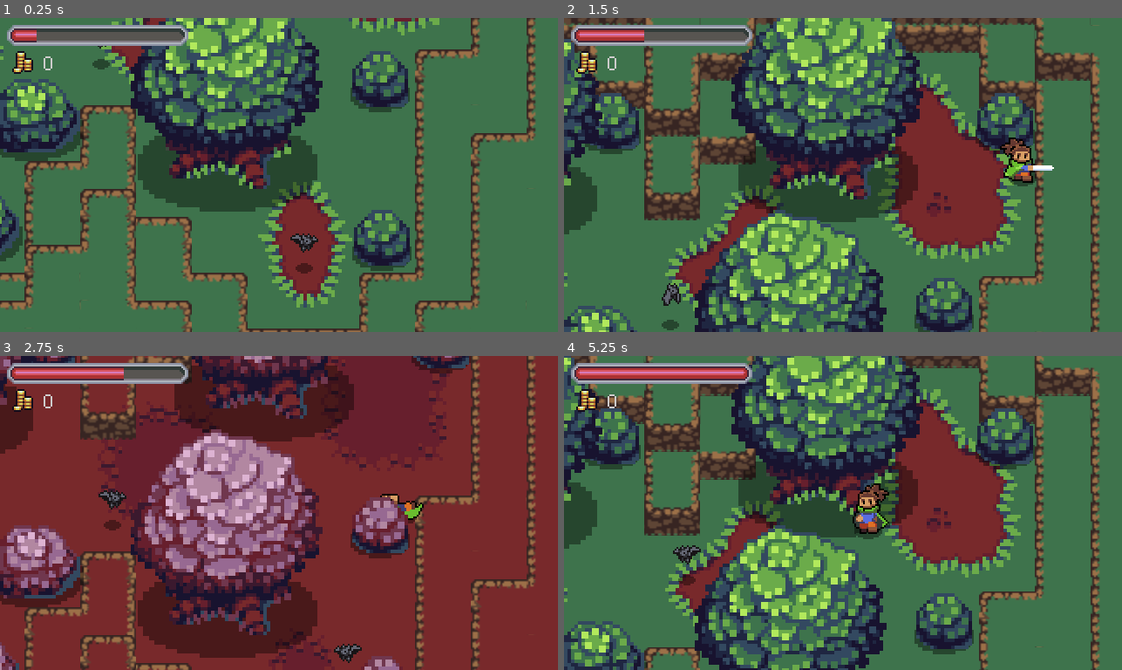
Above: before the commit, frames 1-4 (two rows, left to right).
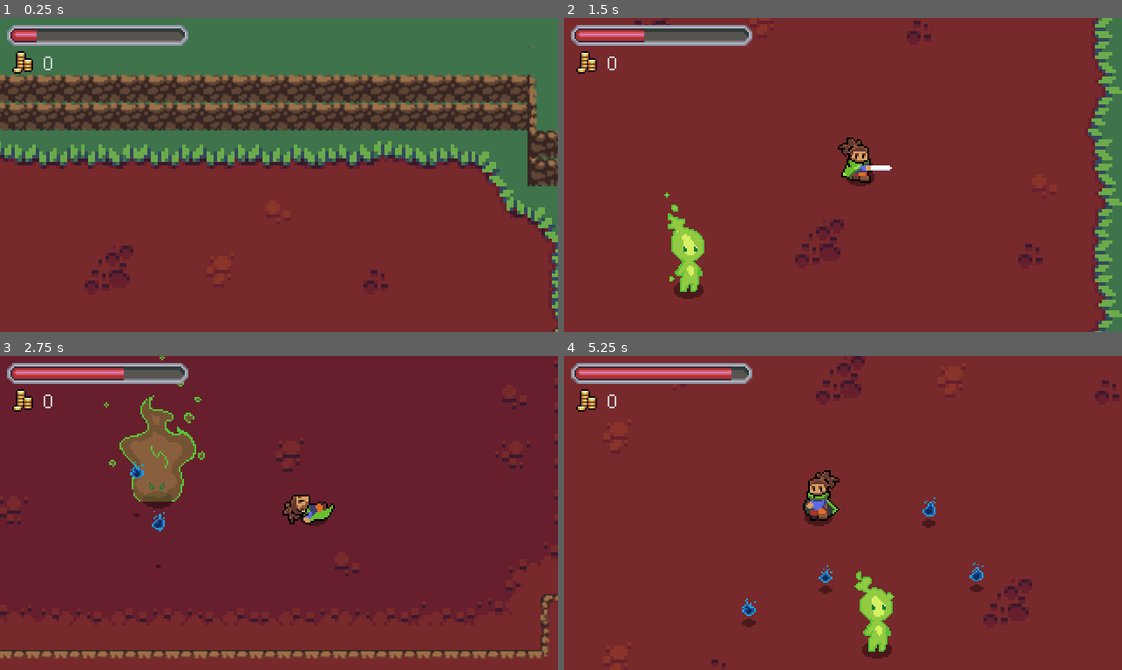
Above: after the commit, the same moments.

Repository: Thomas-Arndt/RPG.1
Game: Godot game, scene res://Game.tscn
The game is run twice, just before and just after one commit, with the same random seed, the same clock (stepped at 60 frames per second) and the same inputs.
Inputs:
- Up to frame 1 (0.25 s): no input
- Up to frame 2 (1.5 s): tap Enter (ui_accept) at 0.5, 0.77 s; hold Right (ui_right) 0.53-1.28 s; tap E (roll) at 0.6 s; hold Down (ui_down) from 1.28 s (still down); tap R (attack) at 1.35 s
- Up to frame 3 (2.75 s): tap Enter (ui_accept) at 1.52 s; tap E (roll) at 1.55, 2.3 s; release Down (ui_down) at 2.03 s; hold Right (ui_right) from 2.03 s (still down); tap T (d_shift) at 2.1 s
- Up to frame 4 (5.25 s): release Right (ui_right) at 2.78 s; hold Up (ui_up) 2.78-3.53 s; tap E (roll) at 2.85, 3.6, 4.55 s; tap Enter (ui_accept) at 3.02, 3.77, 4.52 s; hold Left (ui_left) 3.53-5.03 s; tap R (attack) at 4.35 s; hold Down (ui_down) from 5.03 s (still down); tap T (d_shift) at 5.1 s

The runs differ from the first frame. In frame 1, 80% of the frame differs, in the area x 0-100%, y 0-100%; in frame 2, 88%; in frame 3, 42%; in frame 4, 90%.

Commit message:
Added logic to cause void motes to hop around randomly after being created

Diff:
--- a/Enemies/Bat.tscn
+++ b/Enemies/Bat.tscn
@@ -29,7 +29,7 @@
 [sub_resource type="ShaderMaterial" id=13]
 resource_local_to_scene = true
 shader = SubResource( 17 )
-shader_param/active = true
+shader_param/active = false
 
 [sub_resource type="AtlasTexture" id=1]
 atlas = ExtResource( 3 )
@@ -63,7 +63,7 @@
 radius = 4.0
 
 [sub_resource type="CapsuleShape2D" id=8]
-radius = 7.0
+radius = 6.0
 height = 6.0
 
 [sub_resource type="CircleShape2D" id=9]
@@ -73,7 +73,7 @@
 radius = 6.0
 
 [sub_resource type="CircleShape2D" id=11]
-radius = 6.0
+radius = 7.0
 
 [sub_resource type="Animation" id=14]
 length = 0.001
@@ -87,7 +87,7 @@
 "times": PoolRealArray( 0 ),
 "transitions": PoolRealArray( 1 ),
 "update": 0,
-"values": [ true ]
+"values": [ false ]
 }
 
 [sub_resource type="Animation" id=15]
@@ -132,7 +132,7 @@
 material = SubResource( 13 )
 position = Vector2( -24, 51 )
 frames = SubResource( 6 )
-frame = 2
+frame = 4
 playing = true
 offset = Vector2( 24, -64 )
 
@@ -160,7 +160,6 @@
 [node name="HitBox" parent="." instance=ExtResource( 7 )]
 
 [node name="CollisionShape2D" parent="HitBox" index="0"]
-position = Vector2( 0, -13 )
 shape = SubResource( 10 )
 
 [node name="SoftCollision" parent="." instance=ExtResource( 8 )]
--- a/Enemies/Bosses/VoidLord.gd
+++ b/Enemies/Bosses/VoidLord.gd
@@ -1,4 +1,5 @@
 extends KinematicBody2D
+class_name VoidLord
 
 export var ACCELERATION = 200
 export var MAX_SPEED = 100
--- a/Enemies/Bosses/VoidLord.tscn
+++ b/Enemies/Bosses/VoidLord.tscn
@@ -10,6 +10,7 @@
 [ext_resource path="res://Utils/Stats/Stats.tscn" type="PackedScene" id=8]
 [ext_resource path="res://Utils/Controllers/DetectionWanderController.tscn" type="PackedScene" id=9]
 [ext_resource path="res://Enemies/VoidMote.tscn" type="PackedScene" id=10]
+[ext_resource path="res://Utils/Hit and Hurt Boxes/HitBox.tscn" type="PackedScene" id=11]
 
 [sub_resource type="Shader" id=152]
 code = "shader_type canvas_item;
@@ -598,6 +599,9 @@
 radius = 6.0
 height = 6.0
 
+[sub_resource type="CircleShape2D" id=160]
+radius = 8.0
+
 [sub_resource type="CircleShape2D" id=159]
 radius = 5.0
 
@@ -662,13 +666,19 @@
 anims/stop = SubResource( 18 )
 
 [node name="Stats" parent="." instance=ExtResource( 8 )]
-max_health = 5
+max_health = 17
 
 [node name="HurtBox" parent="." instance=ExtResource( 7 )]
 
 [node name="CollisionShape2D" parent="HurtBox" index="0"]
 position = Vector2( 0, -7 )
 shape = SubResource( 19 )
+
+[node name="HitBox" parent="." instance=ExtResource( 11 )]
+damage = 2
+
+[node name="CollisionShape2D" parent="HitBox" index="0"]
+shape = SubResource( 160 )
 
 [node name="DetectionWanderController" parent="." instance=ExtResource( 9 )]
 
@@ -685,4 +695,5 @@
 [connection signal="invincible_start" from="HurtBox" to="." method="_on_HurtBox_invincible_start"]
 
 [editable path="HurtBox"]
+[editable path="HitBox"]
 [editable path="DetectionWanderController"]
--- a/Enemies/Bosses/VoidMoteBarrage.gd
+++ b/Enemies/Bosses/VoidMoteBarrage.gd
@@ -2,6 +2,8 @@
 
 
 const void_mote = preload("res://Enemies/VoidMote.tscn")
+
+export var circle_radius = 50
 
 var mote_quantity = 0
 var mote_count = 0
@@ -12,7 +14,7 @@
 onready var timer = $Timer
 
 func _ready():
-	radius.position.y += 40
+	radius.position.y += circle_radius
 
 func circle(quantity):
 	mote_quantity = quantity
--- a/Enemies/Bosses/VoidMoteBarrage.tscn
+++ b/Enemies/Bosses/VoidMoteBarrage.tscn
@@ -4,6 +4,7 @@
 
 [node name="VoidMoteBarrage" type="YSort"]
 script = ExtResource( 1 )
+circle_radius = 55
 
 [node name="Pivot" type="Position2D" parent="."]
 
--- a/Enemies/VoidMote.gd
+++ b/Enemies/VoidMote.gd
@@ -1,11 +1,21 @@
 extends KinematicBody2D
 class_name VoidMote
 
-var throw_height = 20
+export var min_jumps = 1
+export var max_jumps = 5
+export var throw_height = 20
+
+var jumps = 1
 
 onready var tween = $Tween
 onready var sprite = $AnimatedSprite
 onready var shadow = $ShadowSprite
+onready var wander_controller = $WanderController
+onready var timer = $Timer
+
+func _ready():
+	randomize()
+	jumps = randi()%(max_jumps-min_jumps) + min_jumps
 
 func throw(destination):
 	tween.interpolate_property(self, "global_position", global_position, destination, 0.35, Tween.TRANS_LINEAR, Tween.EASE_IN)
@@ -19,4 +29,14 @@
 	shadow.scale = Vector2(shadow_scale, shadow_scale)
 
 func _on_Timer_timeout():
-	queue_free()
+	if jumps == 0:
+		queue_free()
+	else:
+		wander_controller.start_position = global_position
+		wander_controller.update_target_position()
+		throw(wander_controller.target_position)
+
+
+func _on_Tween_tween_all_completed():
+	jumps -= 1
+	timer.start(1)
--- a/Enemies/VoidMote.tscn
+++ b/Enemies/VoidMote.tscn
@@ -1,9 +1,10 @@
-[gd_scene load_steps=14 format=2]
+[gd_scene load_steps=15 format=2]
 
 [ext_resource path="res://Assets/Sprites/VoidMote-Blue.png" type="Texture" id=1]
 [ext_resource path="res://Assets/Sprites/Shadows/SmallShadow.png" type="Texture" id=2]
 [ext_resource path="res://Enemies/VoidMote.gd" type="Script" id=3]
 [ext_resource path="res://Utils/Hit and Hurt Boxes/HitBox.tscn" type="PackedScene" id=4]
+[ext_resource path="res://Utils/Controllers/WanderController.tscn" type="PackedScene" id=5]
 
 [sub_resource type="AtlasTexture" id=1]
 atlas = ExtResource( 1 )
@@ -44,7 +45,11 @@
 radius = 4.0
 
 [node name="VoidMote" type="KinematicBody2D"]
+collision_layer = 16
+collision_mask = 33
 script = ExtResource( 3 )
+min_jumps = 4
+max_jumps = 7
 
 [node name="ShadowSprite" type="Sprite" parent="."]
 position = Vector2( 0, 5.96046e-08 )
@@ -55,16 +60,14 @@
 position = Vector2( 0, -9 )
 scale = Vector2( 0.15, 0.15 )
 frames = SubResource( 7 )
-frame = 2
+frame = 5
 playing = true
 
 [node name="CollisionShape2D" type="CollisionShape2D" parent="."]
 shape = SubResource( 8 )
 
 [node name="Timer" type="Timer" parent="."]
-wait_time = 6.0
 one_shot = true
-autostart = true
 
 [node name="Tween" type="Tween" parent="."]
 
@@ -73,6 +76,11 @@
 [node name="CollisionShape2D" parent="HitBox" index="0"]
 shape = SubResource( 9 )
 
+[node name="WanderController" parent="." instance=ExtResource( 5 )]
+wander_range = 24
+
 [connection signal="timeout" from="Timer" to="." method="_on_Timer_timeout"]
+[connection signal="tween_all_completed" from="Tween" to="." method="_on_Tween_tween_all_completed"]
 
 [editable path="HitBox"]
+[editable path="WanderController"]
--- a/Player/Player.gd
+++ b/Player/Player.gd
@@ -110,7 +110,8 @@
 
 func _on_HurtBox_area_entered(area):
 	PlayerStats.change_health(-area.damage)
-	knockback = area.knockback_vector * 120
+	area.set_knockback_vector(self)
+	knockback = area.knockback_vector * 130
 	hurt_box.start_invincible(0.6)
 
 func _on_HurtBox_invincible_start():
--- a/Utils/Controllers/WanderController.gd
+++ b/Utils/Controllers/WanderController.gd
@@ -9,6 +9,7 @@
 
 func _ready():
 	update_target_position()
+	randomize()
 
 func update_target_position():
 	var target_vector = Vector2(rand_range(-wander_range, wander_range), rand_range(-wander_range, wander_range))
--- a/Utils/Hit and Hurt Boxes/HitBox.gd
+++ b/Utils/Hit and Hurt Boxes/HitBox.gd
@@ -2,3 +2,6 @@
 
 export var damage = 1
 var knockback_vector = Vector2.ZERO
+
+func set_knockback_vector(target):
+	knockback_vector = global_position.direction_to(target.global_position)
--- a/Utils/Stats/WorldStats.gd
+++ b/Utils/Stats/WorldStats.gd
@@ -6,7 +6,8 @@
 
 var room_stack: Array = []
 
-var player_spawn_vector: Vector2 = Vector2(270, 165)
+#var player_spawn_vector: Vector2 = Vector2(270, 165)
+var player_spawn_vector: Vector2 = Vector2(100, 680)
 var player_spawn_direction: Vector2 = Vector2.DOWN
 
 func shift_dimension():
--- a/World/World.tscn
+++ b/World/World.tscn
@@ -1163,10 +1163,6 @@
 extents = Vector2( 8, 6.5 )
 
 [node name="World" type="Node2D"]
-__meta__ = {
-"_edit_horizontal_guides_": [ 594.0, 752.0 ],
-"_edit_vertical_guides_": [ -83.0, 79.0, 236.0 ]
-}
 
 [node name="GreenDimension" type="TileMap" parent="."]
 scale = Vector2( 2, 2 )
@@ -1201,7 +1197,7 @@
 tile_data = PoolIntArray( 131037, 1, 0, 131038, 1, 1, 131039, 1, 1, 131040, 1, 1, 131041, 1, 1, 131042, 1, 1, 131043, 1 …(8526 unchanged characters)…
 
 [node name="Camera2D" type="Camera2D" parent="."]
-position = Vector2( 82, 648 )
+position = Vector2( 267, 154 )
 current = true
 smoothing_enabled = true
 script = ExtResource( 1 )
@@ -1217,7 +1213,7 @@
 [node name="YSort" type="YSort" parent="."]
 
 [node name="Player" parent="YSort" instance=ExtResource( 4 )]
-position = Vector2( 82, 648 )
+position = Vector2( 267, 154 )
 
 [node name="RemoteTransform2D" type="RemoteTransform2D" parent="YSort/Player"]
 remote_path = NodePath("../../../Camera2D")
@@ -1363,6 +1359,7 @@
 
 [node name="VoidLord" parent="YSort/MobileEnemies" instance=ExtResource( 21 )]
 position = Vector2( -27, 680 )
+is_red = false
 
 [node name="RedSpriteFull" parent="YSort/MobileEnemies/VoidLord" index="1"]
 material = SubResource( 153 )
@@ -1458,6 +1455,7 @@
 
 [editable path="YSort/MobileEnemies/VoidLord"]
 [editable path="YSort/MobileEnemies/VoidLord/HurtBox"]
+[editable path="YSort/MobileEnemies/VoidLord/HitBox"]
 [editable path="YSort/MobileEnemies/VoidLord/DetectionWanderController"]
 [editable path="YSort/MobileEnemies/VoidLord/DetectionWanderController/DetectionZones/DetectionZonePivot"]
 [editable path="YSort/MobileEnemies/VoidLord/DetectionWanderController/DetectionZones/DetectionZonePivot2"]
--- a/project.godot
+++ b/project.godot
@@ -65,6 +65,11 @@
 "path": "res://Enemies/VoidBlob.gd"
 }, {
 "base": "KinematicBody2D",
+"class": "VoidLord",
+"language": "GDScript",
+"path": "res://Enemies/Bosses/VoidLord.gd"
+}, {
+"base": "KinematicBody2D",
 "class": "VoidMote",
 "language": "GDScript",
 "path": "res://Enemies/VoidMote.gd"
@@ -81,6 +86,7 @@
 "QuestSlayObjective": "",
 "SceneLink": "",
 "VoidBlob": "",
+"VoidLord": "",
 "VoidMote": ""
 }
 
Not shown: 1 places in Enemies/Bosses/VoidLord.tscn that only renumber resources
